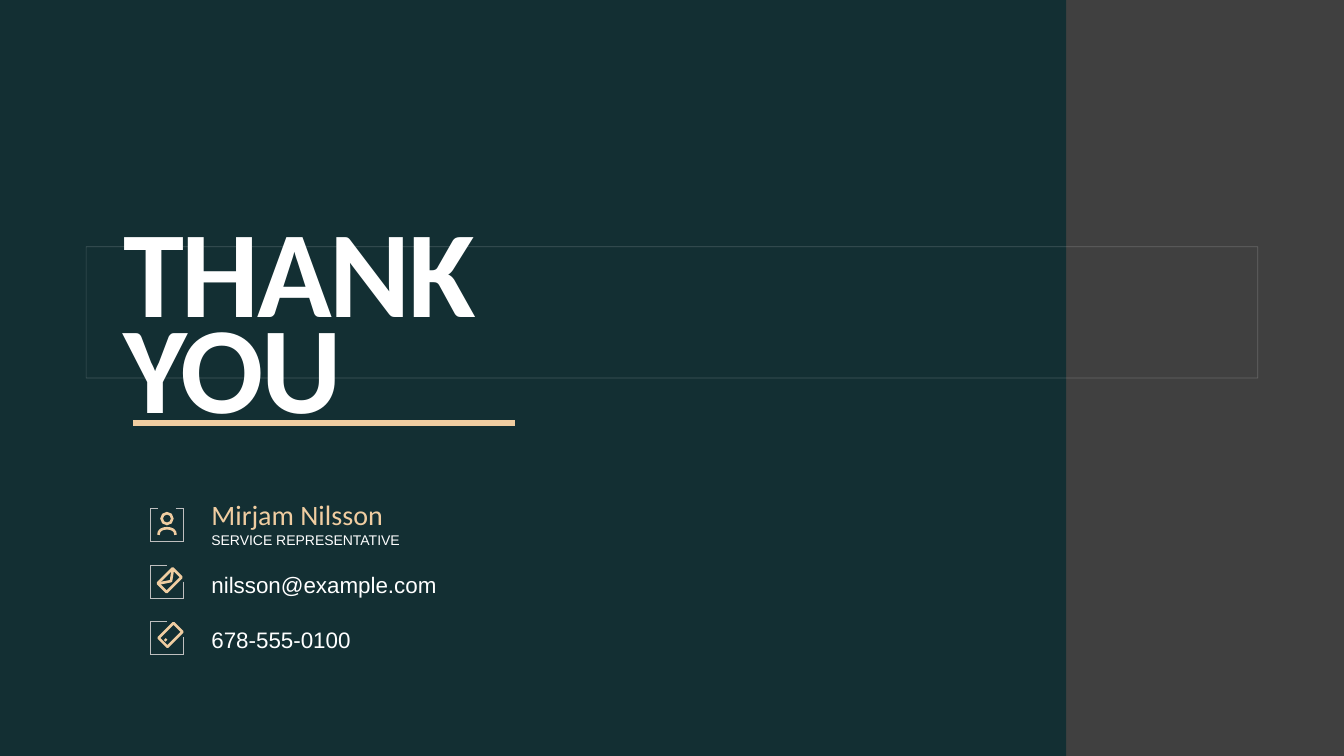
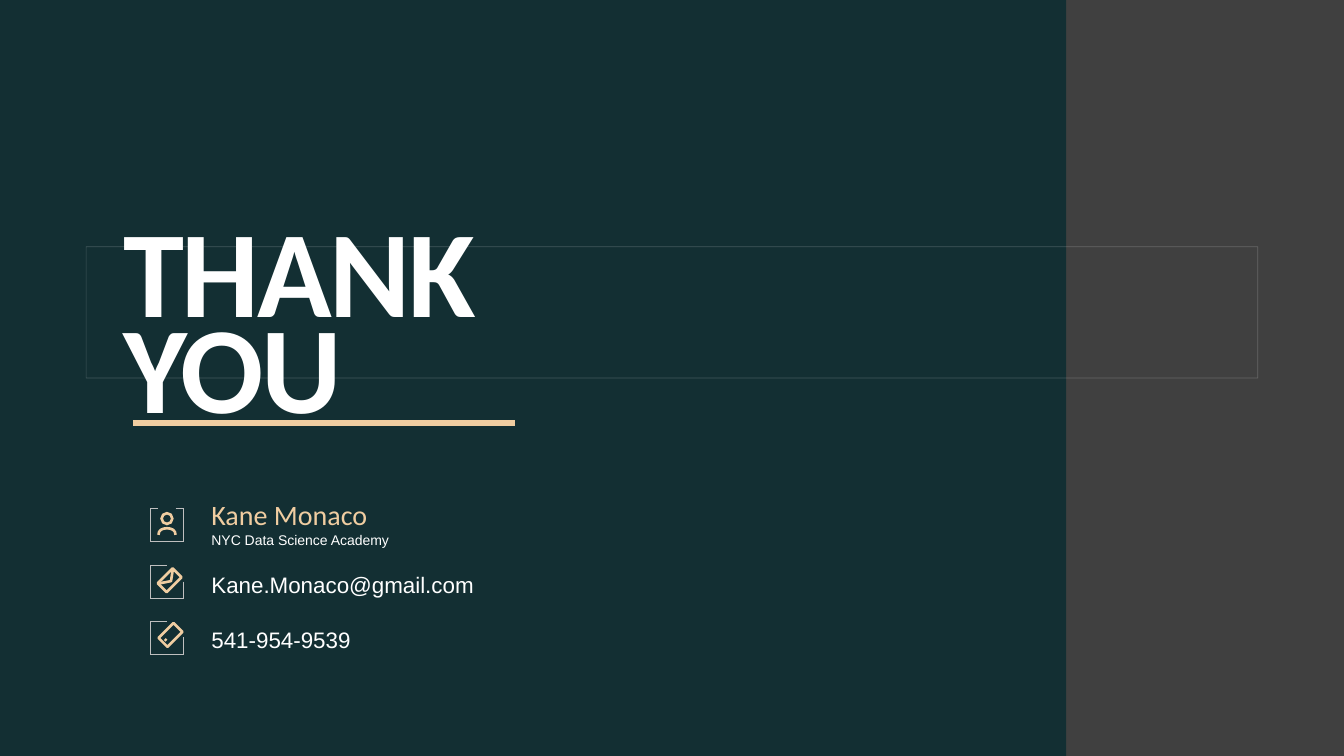
Before and after one commit to Kaneaug/ML_insurance_cost_pre, a slide deck: slide 14 of Insurance_premium_pre.pptx (slide 21 before the commit). Drawn at 1344x756 pixels with LibreOffice and Linux fonts; fonts in the diff are those of the drawing; background and template pictures are left out. Boxes give left, top, right and bottom in pixels: in the first picture for what was removed or moved away, otherwise in the second. Text is boxed around its words. In the diff, an @@ line names an element or a change of style, - is before the commit and + after.

```diff
--- a/Insurance_premium_pre.pptx
+++ b/Insurance_premium_pre.pptx
@@ text at [211, 507, 367, 525]: text changed @@
-Mirjam Nilsson
+Kane Monaco
@@ text at [211, 535, 389, 548]: text changed @@
-SERVICE REPRESENTATIVE
+NYC Data Science Academy
@@ text at [211, 576, 473, 598]: text changed @@
-nilsson@example.com
+Kane.Monaco@gmail.com
@@ text at [211, 632, 350, 649]: text changed @@
-678-555-0100
+541-954-9539
```
Also in this commit, not shown: 5 other slides changed, 1 slide added, 8 slides removed, 2 other files.
